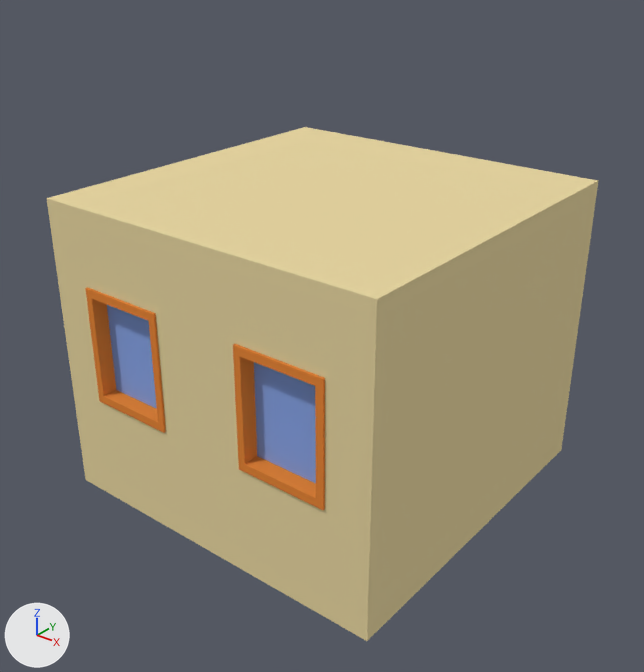
One commit to the Blender file Assets/InGamePaint/Examples/DemoModels/room.blend: the scene before it, then after it.
Both versions are drawn from a 50 mm camera at (5.46, -6.97, 5.4) aimed at (0.07, -0.24, 1.22). The lights are fixed; the arrows at lower left show +X, +Y and +Z.

The first picture shows 'VR-Demo-Room'.
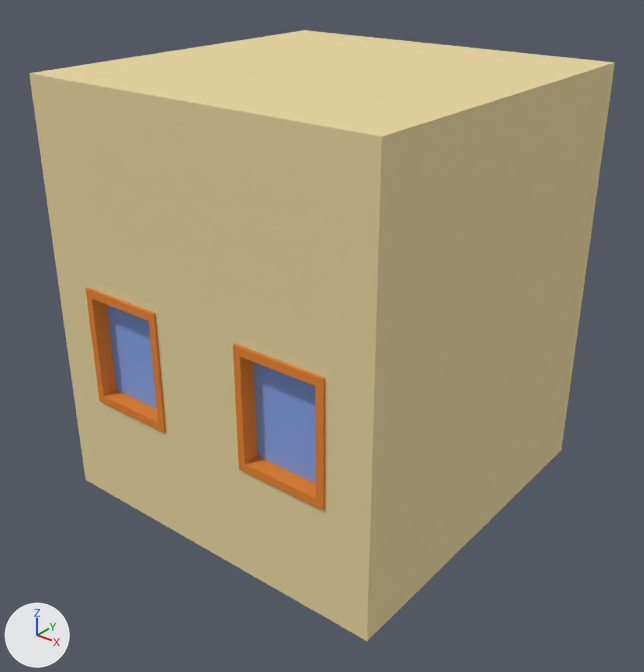
Commit message: Updated VR demo scene

Where the change shows, as pixel boxes [x1, y1, x2, y2] in the pictures (644 x 672 px; the box of a moved part takes in the faces that stretch with it):
'VR-Demo-Room', reshaped (6% wider, 19% taller): before [47, 127, 598, 641]; after [29, 30, 615, 641]
part 1 of me_plane, moved or reshaped: before [47, 127, 598, 333]; after [29, 30, 615, 176]
part 2 of me_plane, built on (beige): after [33, 91, 611, 333]

The change in detail:
me_plane is used by ob_vr_demo_room; location (0.0, 0.0, 0.0).
me_plane had 195 vertices, 172 faces and spanned x -2.0..0.0, y 0.0..2.02, z -0.58..2.77.
me_plane now has 213 vertices, 190 faces and spans x -2.0..0.0, y 0.0..2.02, z -0.58..3.97.
me_plane part 1: the loose piece of 8 vertices spanning x -2.0..0.0, y 0.0..2.0, z 2.5..2.77 is moved by (0.0, 0.0, 1.2).
Part 2, on me_plane:
7 faces are deleted.
18 new vertices lie (0.0, 0.0, 1.2) away from vertices in x -2.0..0.0, y 0.0..2.0, z 2.5.
25 new faces join them, mat_material_002 (beige #e7d6a1).
me_plane now uses material mat_material_001.
me_plane no longer uses material mat_material_001.
